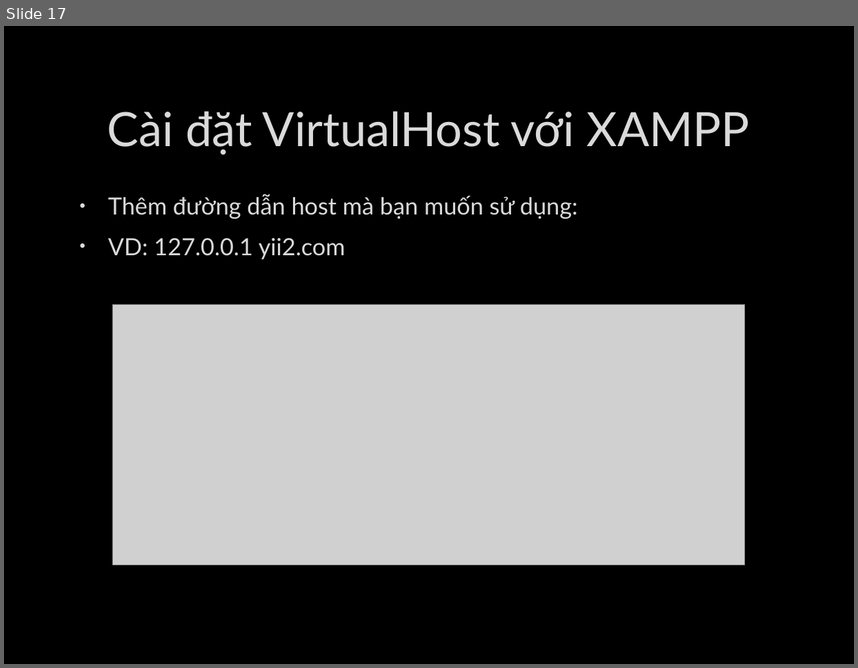
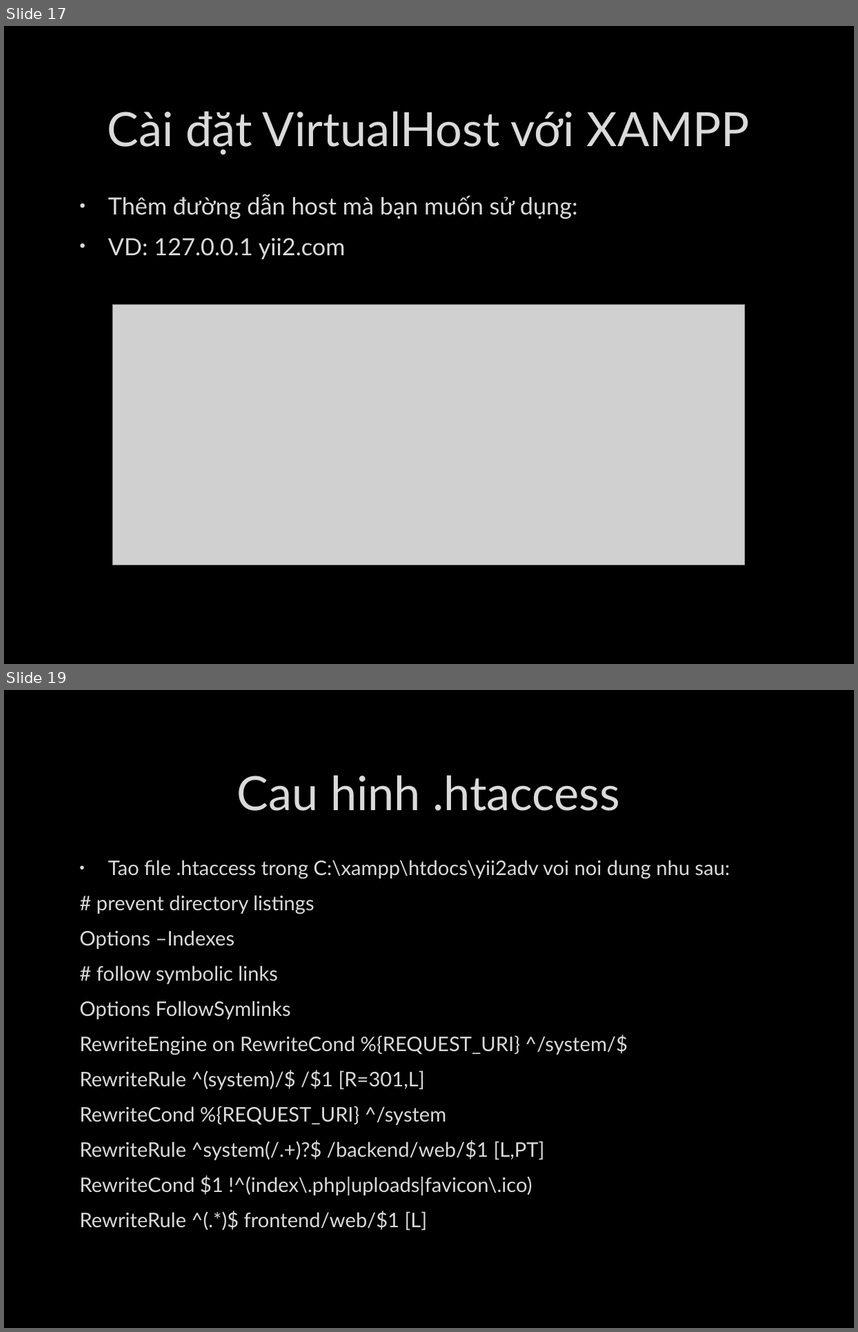
Before and after one commit to deviknight/php, a slide deck: Yii-Framwork.pptx. Shown one above the other, each under a label of ours: slide 17 before the commit, slides 17 and 19 after it; the slides between them are not shown. The pictures are 858x668 and 858x1332 pixels, drawn with LibreOffice and Linux fonts; fonts in the diff are those of the drawing; grey boxes stand for pictures; background and template pictures are left out. Boxes give left, top, right and bottom in pixels: in the first picture for what was removed or moved away, otherwise in the second. Text is boxed around its words. In the diff, an @@ line names an element or a change of style, - is before the commit and + after.

Commit message:
update .htaccess section

```diff
--- a/Yii-Framwork.pptx
+++ b/Yii-Framwork.pptx
@@ slide 19 added at [4,690,854,1328], background picture (left out) @@
@@ title added at [237,775,620,811], 40 pt, text #DADADA @@
+Cau hinh .htaccess
@@ text added at [80,860,730,1230], 17 pt, text #DADADA @@
+• Tao file .htaccess trong C:\xampp\htdocs\yii2adv voi noi dung nhu sau:
+# prevent directory listings
+Options –Indexes
+# follow symbolic links
+Options FollowSymlinks
+RewriteEngine on RewriteCond %{REQUEST_URI} ^/system/$
+RewriteRule ^(system)/$ /$1 [R=301,L]
+RewriteCond %{REQUEST_URI} ^/system
+RewriteRule ^system(/.+)?$ /backend/web/$1 [L,PT]
+RewriteCond $1 !^(index\.php|uploads|favicon\.ico)
+RewriteRule ^(.*)$ frontend/web/$1 [L]
```
Also in this commit, not shown: 2 slides changed, 5 other slides added.
